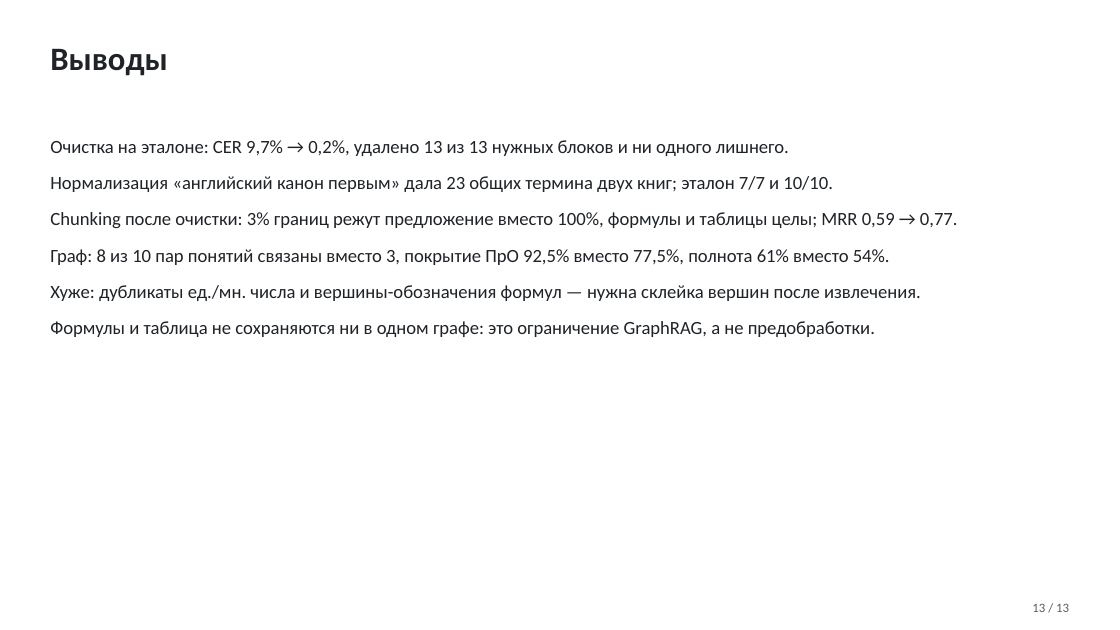
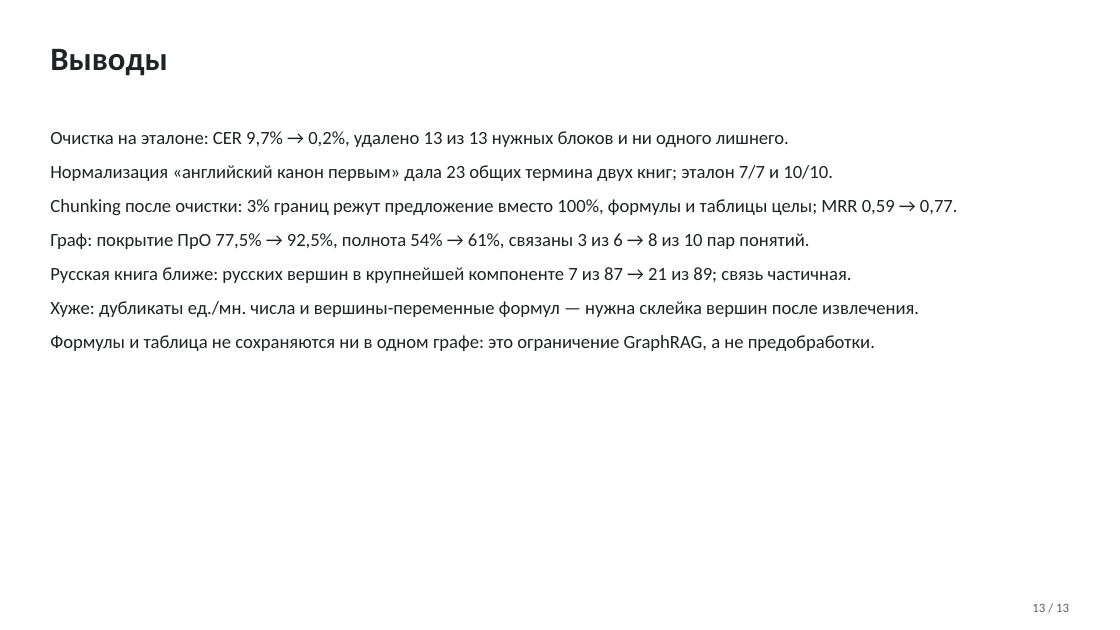
Before and after one commit to TeaDove/mam-26-1, a slide deck: slide 13 of 1-graph/lab-2/results/presentation.pptx. Drawn at 1120x630 pixels with LibreOffice and Linux fonts; fonts in the diff are those of the drawing; background and template pictures are left out. Boxes give left, top, right and bottom in pixels: in the first picture for what was removed or moved away, otherwise in the second. Text is boxed around its words. In the diff, an @@ line names an element or a change of style, - is before the commit and + after.

```diff
--- a/1-graph/lab-2/results/presentation.pptx
+++ b/1-graph/lab-2/results/presentation.pptx
@@ text at (50, 131, 958, 351): less space between paragraphs @@
@@ text "Очистка на эталоне: CER 9,7% ...": place and size @@
-text "Очистка на эталоне: CER 9,7% ..." at (50, 140, 958, 337)
+text "Очистка на эталоне: CER 9,7% ..." at (50, 131, 958, 351)
@@ text at (50, 233, 919, 317): text changed @@
-Граф: 8 из 10 пар понятий связаны вместо 3, покрытие ПрО 92,5% вместо 77,5%, полнота 61% вместо 54%.
-Хуже: дубликаты ед./мн. числа и вершины-обозначения формул — нужна склейка вершин после извлечения.
+Граф: покрытие ПрО 77,5% → 92,5%, полнота 54% → 61%, связаны 3 из 6 → 8 из 10 пар понятий.
+Русская книга ближе: русских вершин в крупнейшей компоненте 7 из 87 → 21 из 89; связь частичная.
+Хуже: дубликаты ед./мн. числа и вершины-переменные формул — нужна склейка вершин после извлечения.
```
Also in this commit, not shown: 5 other slides changed, 9 other files.
